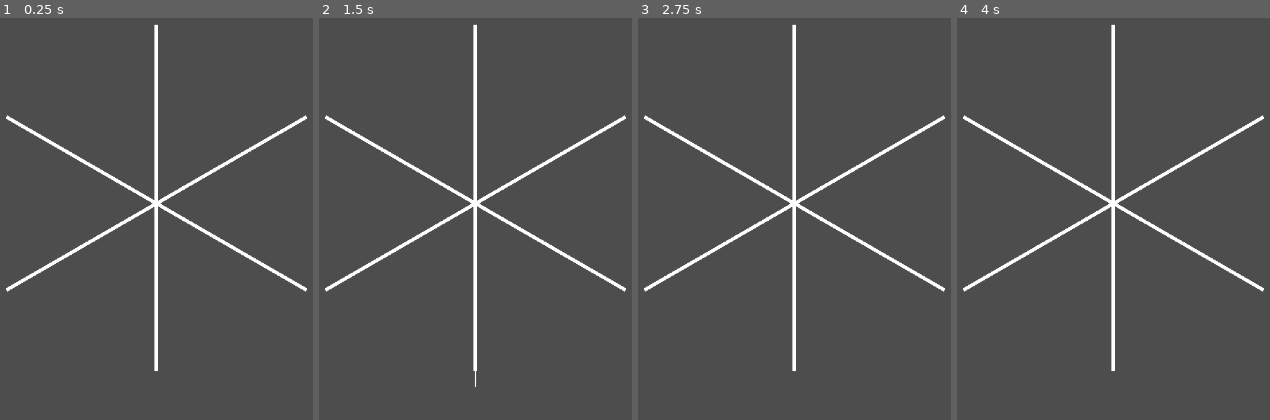
Above: before the commit, frames 1-4 (left to right).
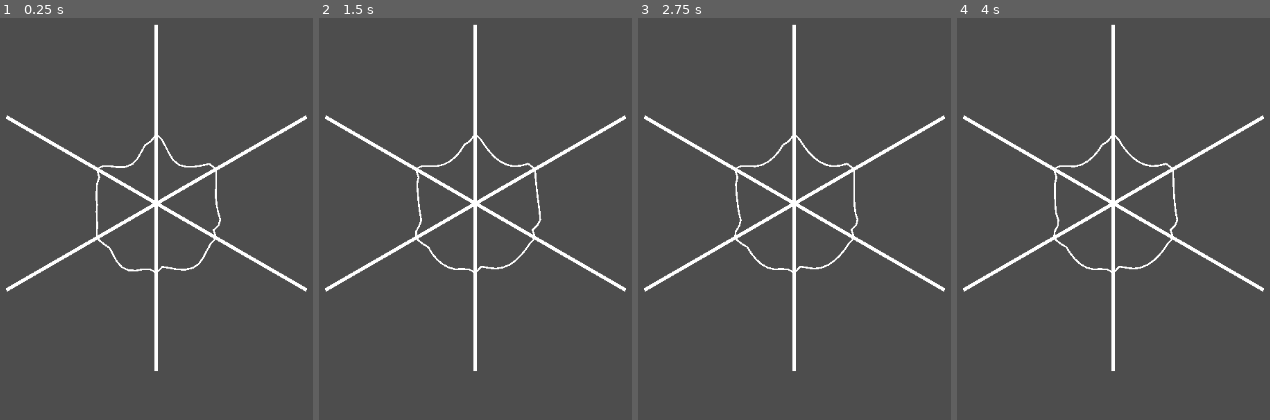
Above: after the commit, the same moments.

Repository: Ofir160/Itsy-Bitsy-Spider-Repository
Game: Godot game, scene res://Scenes/level_1.tscn
Same seed, same stepped clock (60 frames per second), same inputs: the game is played once before the commit and once after it.
Inputs:
- Up to frame 1 (0.25 s): no input
- Up to frame 2 (1.5 s): no input
- Up to frame 3 (2.75 s): no input
- Up to frame 4 (4 s): no input

The runs differ from the first frame. In frame 1, 0.8% of the frame differs, in the area x 30-71%, y 29-64%; in frame 2, 0.8%, in the area x 30-72%, y 29-92%; in frame 3, 0.7%; in frame 4, 0.8%.

Commit message:
Finallized the strings
its over anakin I have the high ground.
You underestimated my power.
(Epic fight scene)

Diff:
--- a/Scenes/level_1.tscn
+++ b/Scenes/level_1.tscn
@@ -9,18 +9,65 @@
 
 [node name="Threads" type="Node" parent="."]
 
+[node name="SpiralThreads" type="Node" parent="Threads"]
+
+[node name="Thread" parent="Threads/SpiralThreads" node_paths=PackedStringArray("PointA", "PointB") instance=ExtResource("2_8ffim")]
+position = Vector2(2, 0)
+PointA = NodePath("../../../Point 1")
+PointB = NodePath("../../../Point 2")
+
+[node name="Thread2" parent="Threads/SpiralThreads" node_paths=PackedStringArray("PointA", "PointB") instance=ExtResource("2_8ffim")]
+position = Vector2(2, 0)
+PointA = NodePath("../../../Point 2")
+PointB = NodePath("../../../Point 3")
+
+[node name="Thread3" parent="Threads/SpiralThreads" node_paths=PackedStringArray("PointA", "PointB") instance=ExtResource("2_8ffim")]
+position = Vector2(2, 0)
+PointA = NodePath("../../../Point 3")
+PointB = NodePath("../../../Point 4")
+
+[node name="Thread4" parent="Threads/SpiralThreads" node_paths=PackedStringArray("PointA", "PointB") instance=ExtResource("2_8ffim")]
+PointA = NodePath("../../../Point 4")
+PointB = NodePath("../../../Point 5")
+
+[node name="Thread5" parent="Threads/SpiralThreads" node_paths=PackedStringArray("PointA", "PointB") instance=ExtResource("2_8ffim")]
+position = Vector2(2, 0)
+PointA = NodePath("../../../Point 5")
+PointB = NodePath("../../../Point 6")
+
+[node name="Thread6" parent="Threads/SpiralThreads" node_paths=PackedStringArray("PointA", "PointB") instance=ExtResource("2_8ffim")]
+position = Vector2(2, 0)
+PointA = NodePath("../../../Point 6")
+PointB = NodePath("../../../Point 1")
+
 [node name="FrameThreads" type="Node" parent="Threads"]
 
-[node name="Line 1" parent="Threads" instance=ExtResource("1_vk57k")]
+[node name="Line 1" parent="Threads/FrameThreads" instance=ExtResource("1_vk57k")]
 position = Vector2(0, -8)
 points = PackedVector2Array(0, -250, 0, 250)
 
-[node name="Line 2" parent="Threads" instance=ExtResource("1_vk57k")]
+[node name="Line 2" parent="Threads/FrameThreads" instance=ExtResource("1_vk57k")]
 rotation = -2.0944
 points = PackedVector2Array(0, -250, 0, 250)
 
-[node name="Line 3" parent="Threads" instance=ExtResource("1_vk57k")]
+[node name="Line 3" parent="Threads/FrameThreads" instance=ExtResource("1_vk57k")]
 rotation = 2.0944
 points = PackedVector2Array(0, -250, 0, 250)
 
-[node name="thread" parent="." instance=ExtResource("2_8ffim")]
+[node name="Point 1" type="Node2D" parent="."]
+position = Vector2(0, -100)
+
+[node name="Point 2" type="Node2D" parent="."]
+position = Vector2(86, -50)
+
+[node name="Point 3" type="Node2D" parent="."]
+position = Vector2(86, 50)
+
+[node name="Point 4" type="Node2D" parent="."]
+position = Vector2(0, 100)
+
+[node name="Point 5" type="Node2D" parent="."]
+position = Vector2(-86, 50)
+
+[node name="Point 6" type="Node2D" parent="."]
+position = Vector2(-86, -50)
--- a/Scenes/thread.tscn
+++ b/Scenes/thread.tscn
@@ -24,102 +24,93 @@
 
 [node name="ThreadSegment" parent="." instance=ExtResource("2_jmrop")]
 position = Vector2(0, 10)
-collision_mask = 0
 
 [node name="ThreadSegment2" parent="." instance=ExtResource("2_jmrop")]
 position = Vector2(0, 20)
-collision_mask = 0
 
 [node name="ThreadSegment3" parent="." instance=ExtResource("2_jmrop")]
 position = Vector2(0, 30)
-collision_mask = 0
 
 [node name="ThreadSegment4" parent="." instance=ExtResource("2_jmrop")]
 position = Vector2(0, 40)
-collision_mask = 0
 
 [node name="ThreadSegment5" parent="." instance=ExtResource("2_jmrop")]
 position = Vector2(0, 50)
-collision_mask = 0
 
 [node name="ThreadSegment6" parent="." instance=ExtResource("2_jmrop")]
 position = Vector2(0, 60)
-collision_mask = 0
 
 [node name="ThreadSegment7" parent="." instance=ExtResource("2_jmrop")]
 position = Vector2(0, 70)
-collision_mask = 0
 
 [node name="ThreadSegment8" parent="." instance=ExtResource("2_jmrop")]
 position = Vector2(0, 80)
-collision_mask = 0
 
 [node name="ThreadSegment9" parent="." instance=ExtResource("2_jmrop")]
 position = Vector2(0, 90)
-collision_mask = 0
 
 [node name="PinJoint2D" type="PinJoint2D" parent="."]
 position = Vector2(0, 5)
 node_a = NodePath("../NodeA")
 node_b = NodePath("../ThreadSegment")
-softness = 10.0
+softness = 0.1
 
 [node name="PinJoint2D2" type="PinJoint2D" parent="."]
 position = Vector2(0, 15)
 node_a = NodePath("../ThreadSegment")
 node_b = NodePath("../ThreadSegment2")
-softness = 10.0
+softness = 0.1
 
 [node name="PinJoint2D3" type="PinJoint2D" parent="."]
 position = Vector2(0, 25)
 node_a = NodePath("../ThreadSegment2")
 node_b = NodePath("../ThreadSegment3")
-softness = 10.0
+softness = 0.1
 
 [node name="PinJoint2D4" type="PinJoint2D" parent="."]
 position = Vector2(0, 35)
 node_a = NodePath("../ThreadSegment3")
 node_b = NodePath("../ThreadSegment4")
-softness = 10.0
+softness = 0.1
 
 [node name="PinJoint2D5" type="PinJoint2D" parent="."]
 position = Vector2(0, 45)
 node_a = NodePath("../ThreadSegment4")
 node_b = NodePath("../ThreadSegment5")
-softness = 10.0
+softness = 0.1
 
 [node name="PinJoint2D6" type="PinJoint2D" parent="."]
 position = Vector2(0, 55)
 node_a = NodePath("../ThreadSegment5")
 node_b = NodePath("../ThreadSegment6")
-softness = 10.0
+softness = 0.1
 
 [node name="PinJoint2D7" type="PinJoint2D" parent="."]
 position = Vector2(0, 65)
 node_a = NodePath("../ThreadSegment6")
 node_b = NodePath("../ThreadSegment7")
-softness = 10.0
+softness = 0.1
 
 [node name="PinJoint2D8" type="PinJoint2D" parent="."]
 position = Vector2(0, 75)
 node_a = NodePath("../ThreadSegment7")
 node_b = NodePath("../ThreadSegment8")
-softness = 10.0
+softness = 0.1
 
 [node name="PinJoint2D9" type="PinJoint2D" parent="."]
 position = Vector2(0, 85)
 node_a = NodePath("../ThreadSegment8")
 node_b = NodePath("../ThreadSegment9")
-softness = 10.0
+softness = 0.1
 
 [node name="PinJoint2D10" type="PinJoint2D" parent="."]
 position = Vector2(0, 95)
 node_a = NodePath("../ThreadSegment9")
 node_b = NodePath("../NodeB")
-softness = 10.0
+softness = 0.1
 
 [node name="PinJoint2D11" type="PinJoint2D" parent="."]
 position = Vector2(0, 100)
 node_a = NodePath("../ThreadSegment9")
 node_b = NodePath("../NodeB")
-softness = 10.0
+softness = 0.1
--- a/Scripts/thread.gd
+++ b/Scripts/thread.gd
@@ -1,9 +1,21 @@
 extends Line2D
+
+@export var PointA : Node2D
+@export var PointB : Node2D
 
 @export var physics_bodies : Array[PhysicsBody2D] = []
 
 func _ready() -> void:
-	pass
+	position = PointA.position
+	var offset : Vector2 = PointB.position - PointA.position
+	var length : float = offset.length()
+	scale.y = length / 100
+	var angle : float
+	if PointA.position.y > PointB.position.y:
+		angle = PI - atan(offset.x / offset.y)
+	else:
+		angle = -atan(offset.x / offset.y)
+	rotation = angle
 
 func _physics_process(delta: float) -> void:
 	for i in range(0, 11):
--- a/project.godot
+++ b/project.godot
@@ -14,3 +14,7 @@
 run/main_scene="uid://d2smjd2mabxsc"
 config/features=PackedStringArray("4.4", "Forward Plus")
 config/icon="res://icon.svg"
+
+[physics]
+
+2d/default_gravity=981.0
